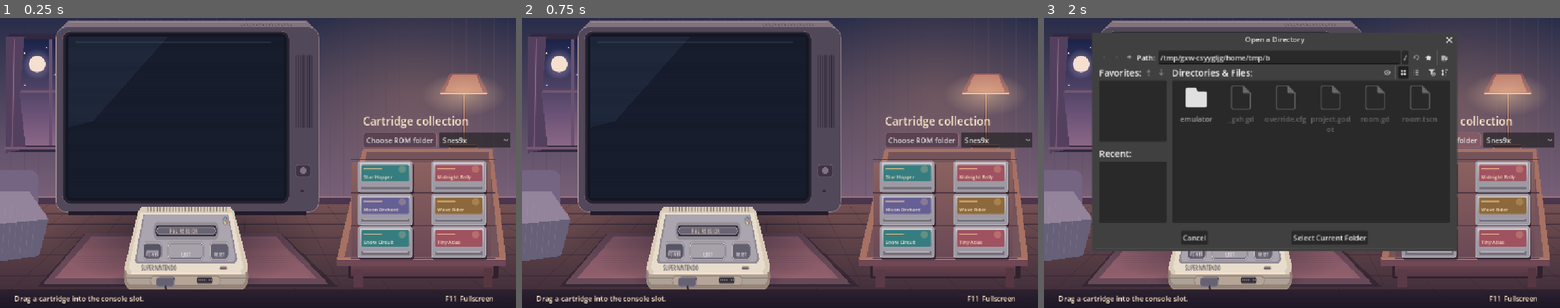
Above: before the commit, frames 1-3 (left to right).
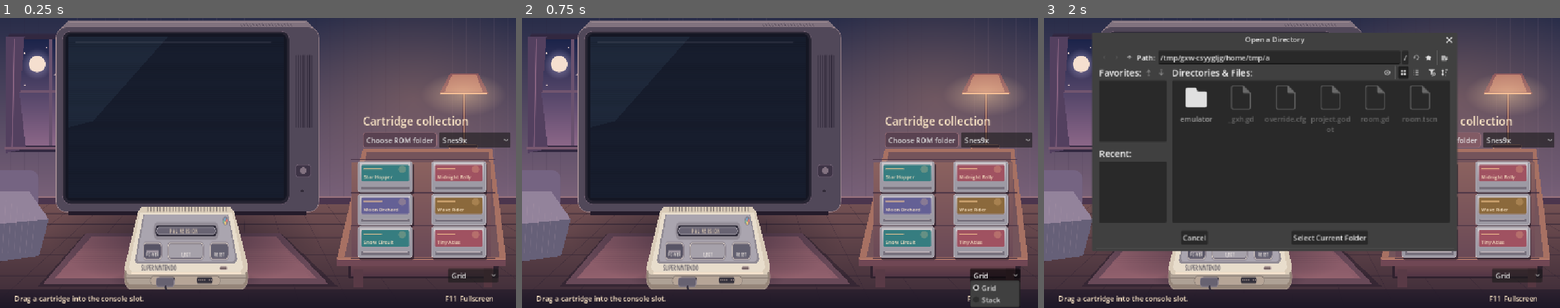
Above: after the commit, the same moments.

Repository: BaconBaps/snes
Game: Godot game, scene res://room.tscn
The game is run twice, just before and just after one commit, with the same random seed, the same clock (stepped at 60 frames per second) and the same inputs.
Inputs (mouse positions are in pixels of both pictures, inside the frame that each line leads up to):
- Up to frame 1 (0.25 s): no input
- Up to frame 2 (0.75 s): click (996, 276) at 0.5 s, where only the run after the commit has a clickable "Grid"
- Up to frame 3 (2 s): click "Choose ROM folder" at 1.25 s

The runs differ from the first frame. In frame 1, 0.4% of the frame differs, in the area x 86-97%, y 86-92%; in frame 2, 1.0%, in the area x 86-97%, y 86-100%; in frame 3, 0.4%.

Commit message:
Add overlapping cartridge stack view

Diff:
--- a/room.gd
+++ b/room.gd
@@ -17,7 +17,10 @@
 const SCREEN := Rect2(TV_GLASS.position + TV_OFFSET, TV_GLASS.size)
 const CART_SIZE := Vector2(122, 70)
 const SEATED_CART_HEIGHT := 49.0
-const PAGE_SIZE := 6
+const GRID_PAGE_SIZE := 6
+const STACK_PAGE_SIZE := 12
+const STACK_ROW_SPACING := 28
+const STACK_LIFT := Vector2(0, -16)
 const LABEL_COLORS := ["#367d80", "#a05261", "#646095", "#8b693c"]
 
 var titles := PackedStringArray(["Star Hopper", "Midnight Rally", "Moon Orchard", "Wave Rider", "Snow Circuit", "Tiny Atlas"])
@@ -30,6 +33,8 @@
 var seated := false
 var powered := false
 var page := 0
+var stacked := false
+var hovered := -1
 var pointer := Vector2.ZERO
 var message := "Drag a cartridge into the console slot."
 var eject_animation: Tween
@@ -82,6 +87,14 @@
 	for name in emulator.CORE_NAMES:
 		core_picker.add_item(name)
 	add_child(core_picker)
+
+	var layout_picker := OptionButton.new()
+	layout_picker.position = Vector2(1000, 560)
+	layout_picker.custom_minimum_size = Vector2(112, 31)
+	layout_picker.add_item("Grid")
+	layout_picker.add_item("Stack")
+	layout_picker.item_selected.connect(change_layout)
+	add_child(layout_picker)
 
 	diagnostics.position = Vector2(163, 49)
 	diagnostics.mouse_filter = Control.MOUSE_FILTER_IGNORE
@@ -123,6 +136,7 @@
 	seated = false
 	powered = false
 	page = 0
+	hovered = -1
 	reset_lift()
 	message = "No .sfc or .smc files in this folder." if titles.is_empty() else "Drag a cartridge into the console slot."
 	queue_redraw()
@@ -132,9 +146,35 @@
 		eject_animation.kill()
 	lift = 0.0
 
+func page_size() -> int:
+	return STACK_PAGE_SIZE if stacked else GRID_PAGE_SIZE
+
+func visible_cartridges() -> Array:
+	var size := page_size()
+	return range(page * size, mini(titles.size(), (page + 1) * size))
+
+func change_layout(index: int) -> void:
+	var first_visible := page * page_size()
+	stacked = index == 1
+	page = floori(first_visible / float(page_size()))
+	hovered = -1
+	queue_redraw()
+
 func desk_position(index: int) -> Vector2:
-	var cell := index % PAGE_SIZE
-	return Vector2(799 + (cell % 2) * 164, 320 + floori(cell / 2.0) * 73)
+	var cell := index % page_size()
+	var row_spacing := STACK_ROW_SPACING if stacked else 73
+	return Vector2(799 + (cell % 2) * 164, 320 + floori(cell / 2.0) * row_spacing)
+
+func desk_cartridge_at(point: Vector2) -> int:
+	var visible := visible_cartridges()
+	# The frontmost cartridge owns the overlap.
+	for offset in range(visible.size() - 1, -1, -1):
+		var index: int = visible[offset]
+		if index != inserted and Rect2(desk_position(index), CART_SIZE).has_point(point):
+			return index
+	if hovered >= 0 and Rect2(desk_position(hovered) + STACK_LIFT, CART_SIZE).has_point(point):
+		return hovered
+	return -1
 
 func console_position() -> Vector2:
 	var slot_lip := CONSOLE_TRANSFORM * Vector2(SLOT_ART.get_center().x, 536)
@@ -152,6 +192,7 @@
 			diagnostics.visible = not diagnostics.visible
 	elif event is InputEventMouseMotion:
 		pointer = get_local_mouse_position()
+		hovered = desk_cartridge_at(pointer) if stacked and dragging < 0 else -1
 	elif event is InputEventMouseButton:
 		pointer = get_local_mouse_position()
 		if event.button_index == MOUSE_BUTTON_LEFT:
@@ -161,7 +202,8 @@
 				drop_at(pointer)
 		elif event.pressed and DESK.has_point(pointer) and event.button_index in [MOUSE_BUTTON_WHEEL_UP, MOUSE_BUTTON_WHEEL_DOWN]:
 			var direction := 1 if event.button_index == MOUSE_BUTTON_WHEEL_DOWN else -1
-			page = clampi(page + direction, 0, maxi(0, ceili(titles.size() / float(PAGE_SIZE)) - 1))
+			page = clampi(page + direction, 0, maxi(0, ceili(titles.size() / float(page_size())) - 1))
+			hovered = -1
 	queue_redraw()
 
 func press_at(point: Vector2) -> void:
@@ -183,10 +225,9 @@
 	elif inserted >= 0 and not seated and Rect2(console_position(), Vector2(CART_SIZE.x, console_cartridge_height())).has_point(point):
 		dragging = inserted
 	elif inserted < 0:
-		for index in range(page * PAGE_SIZE, mini(titles.size(), (page + 1) * PAGE_SIZE)):
-			if Rect2(desk_position(index), CART_SIZE).has_point(point):
-				dragging = index
-				break
+		dragging = desk_cartridge_at(point)
+		if dragging >= 0:
+			hovered = -1
 
 func drop_at(point: Vector2) -> void:
 	if SLOT.grow(20).has_point(point):
@@ -347,7 +388,7 @@
 	box(752, 539, 378, 15, "#704754")
 	line(Vector2(754, 539), Vector2(1128, 539), "#d49379", 2)
 	words("Cartridge collection", 810, 240, 25)
-	if titles.size() > PAGE_SIZE:
+	if titles.size() > page_size():
 		words("Scroll for more cartridges", 788, 572, 14)
 
 func draw_television() -> void:
@@ -462,9 +503,11 @@
 	draw_desk()
 	draw_television()
 	draw_console()
-	for index in range(page * PAGE_SIZE, mini(titles.size(), (page + 1) * PAGE_SIZE)):
-		if index != inserted and index != dragging:
+	for index in visible_cartridges():
+		if index != inserted and index != dragging and index != hovered:
 			cartridge(index, desk_position(index))
+	if hovered >= 0:
+		cartridge(hovered, desk_position(hovered) + STACK_LIFT)
 	if dragging >= 0:
 		cartridge(dragging, pointer - CART_SIZE / 2.0)
 	gradient(Rect2(0, 607, 1152, 41), "#271d2cca", "#1d1726")
